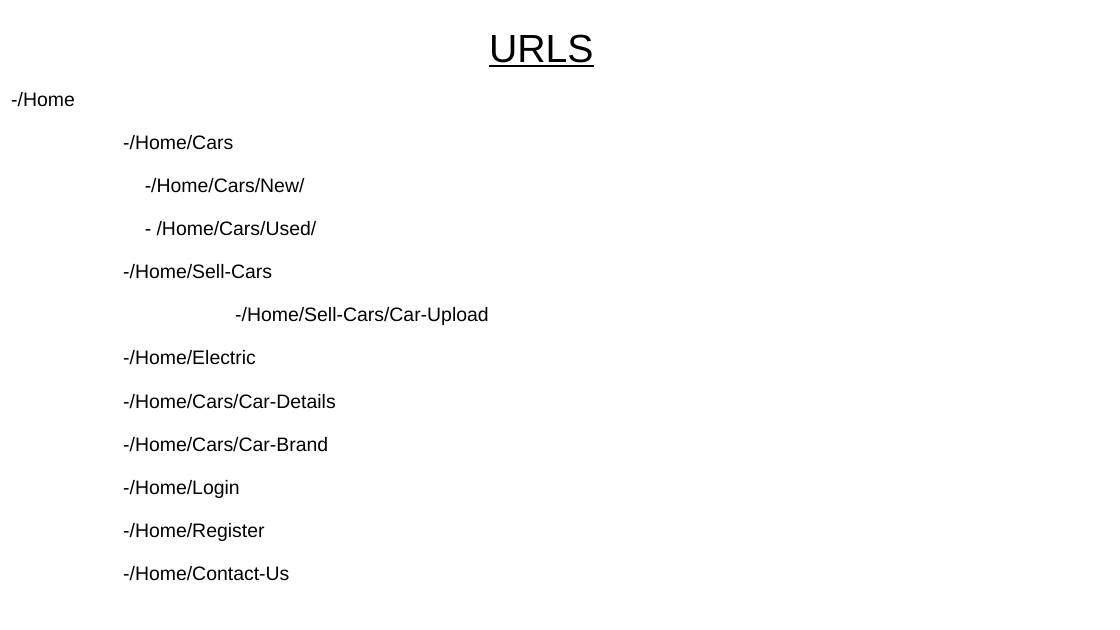
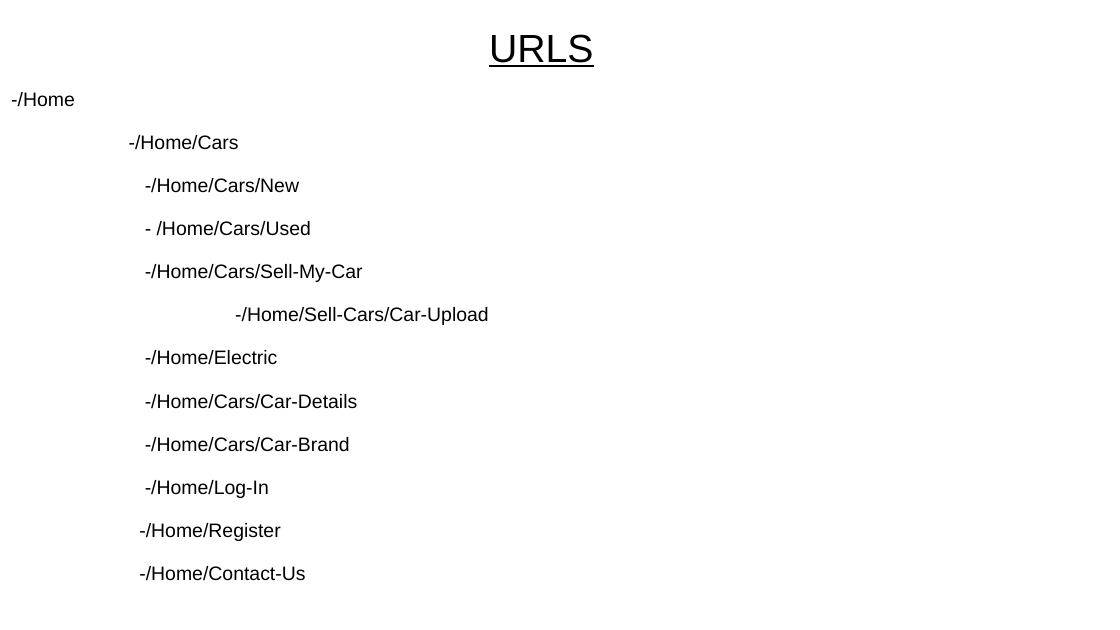
Before and after one commit to AndreiGhita2002/WAD_Car_Market, a slide deck: slide 10 of Design Specification.pptx (slide 9 before the commit). Drawn at 1120x630 pixels with LibreOffice and Linux fonts; fonts in the diff are those of the drawing. Boxes give left, top, right and bottom in pixels: in the first picture for what was removed or moved away, otherwise in the second. Text is boxed around its words. In the diff, an @@ line names an element or a change of style, - is before the commit and + after.

```diff
--- a/Design Specification.pptx
+++ b/Design Specification.pptx
@@ text at bbox=[145, 178, 363, 282]: text changed @@
--/Home/Cars/New/
-- /Home/Cars/Used/
--/Home/Sell-Cars
+-/Home/Cars/New
+- /Home/Cars/Used
+-/Home/Cars/Sell-My-Car
@@ text at bbox=[145, 480, 269, 498]: text changed @@
--/Home/Login
+-/Home/Log-In
```
Also in this commit, not shown: 2 other slides changed, 1 slide added.
